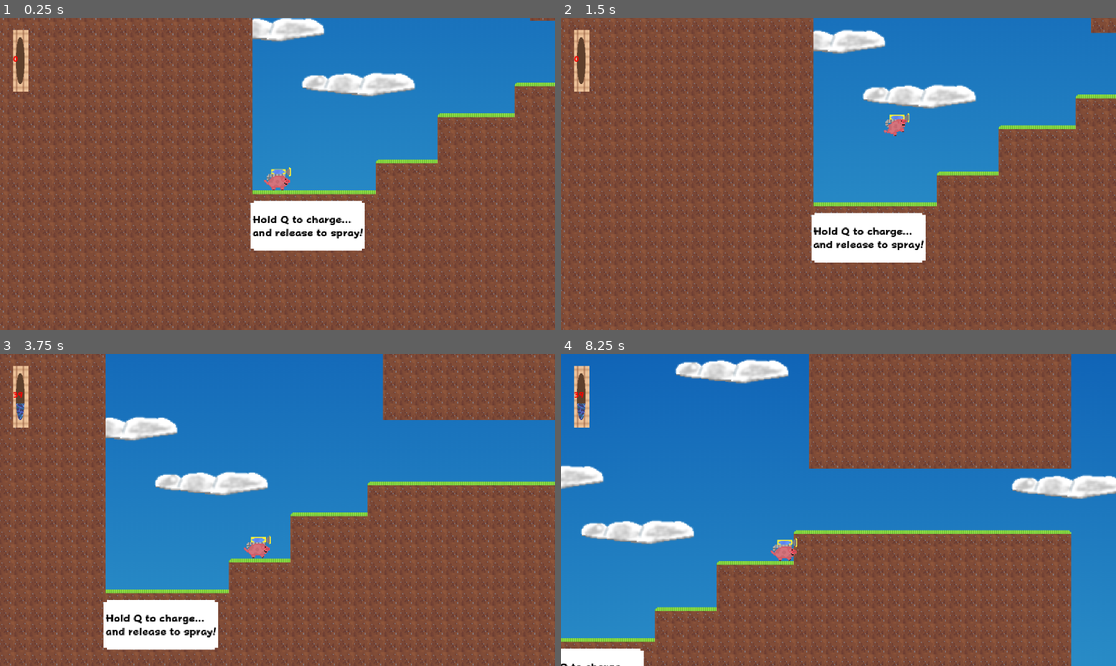
Above: before the commit, frames 1-4 (two rows, left to right).
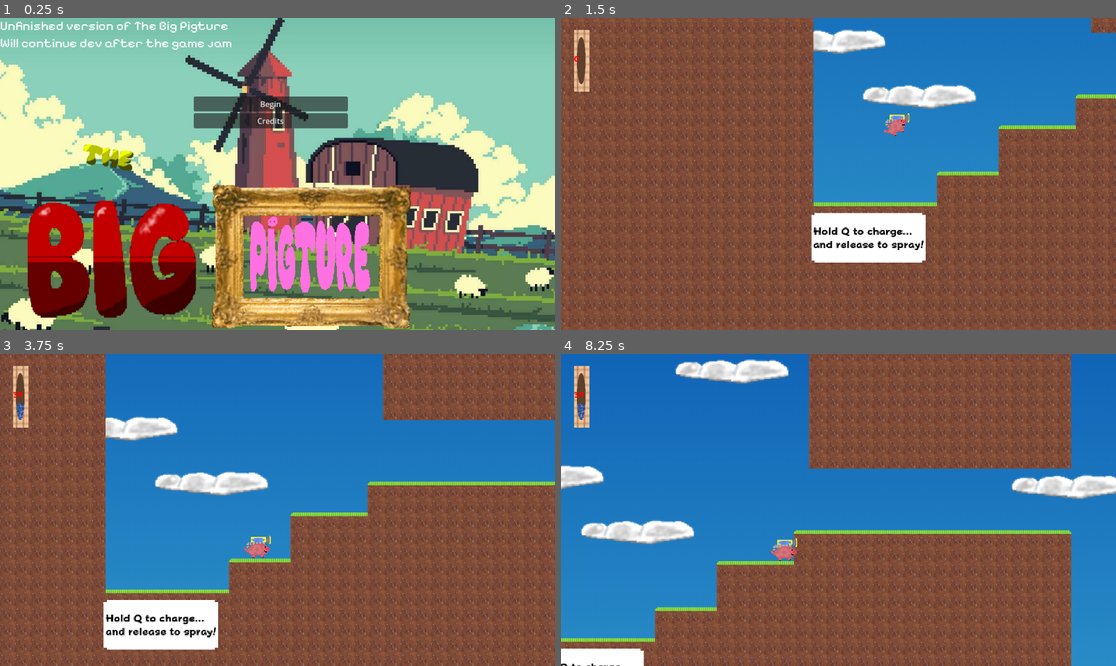
Above: after the commit, the same moments.

Repository: BlebbyBoi-Developer/the-big-pigture
Game: Godot game, scene res://mainmenu.tscn
The game is run twice, just before and just after one commit, with the same random seed, the same clock (stepped at 60 frames per second) and the same inputs. Before the commit the project starts from res://Level1.tscn.
Inputs (mouse positions are in pixels of both pictures, inside the frame that each line leads up to):
- Up to frame 1 (0.25 s): no input
- Up to frame 2 (1.5 s): click (832, 105) at 0.5 s, where only the run after the commit has a clickable "Begin"; tap Enter (ui_accept) at 1.25 s; hold Right (ui_right) from 1.28 s (still down); hold Shift (run) from 1.28 s (still down)
- Up to frame 3 (3.75 s): tap Enter (ui_accept) at 1.52, 2.27 s; release Shift (run) at 2.03 s; tap Shift (run) at 2.1, 3.05, 3.6 s; release Right (ui_right) at 2.78 s; hold Left (ui_left) 2.78-3.53 s; hold Q (spray) 2.78-3.53 s; hold Right (ui_right) from 3.53 s (still down)
- Up to frame 4 (8.25 s): tap Enter (ui_accept) at 3.77, 4.52, 5.27, 6.77, 7.52 s; hold Shift (run) 4.28-5.03 s; release Right (ui_right) at 5.03 s; hold Left (ui_left) 5.03-5.78 s; tap Q (spray) at 5.1 s; tap Shift (run) at 5.3, 6.6, 7.55, 8.1 s; hold Right (ui_right) 5.78-6.53 s; hold Shift (run) 5.78-6.53 s; hold Left (ui_left) 6.53-8.03 s; hold Q (spray) 7.28-8.03 s; hold Right (ui_right) from 8.03 s (still down)

The runs differ from the first frame. In frame 1, 99% of the frame differs, in the area x 0-100%, y 0-100%; in frame 2, nothing differs; in frame 3, less than 0.1%; in frame 4, less than 0.1%.

Commit message:
added splash and new exports

Diff:
--- a/project.godot
+++ b/project.godot
@@ -11,8 +11,10 @@
 [application]
 
 config/name="The Big Pigture"
-run/main_scene="uid://bdo1cdqtq7bl5"
+run/main_scene="uid://b61nxnlvgfk64"
 config/features=PackedStringArray("4.6", "Forward Plus")
+boot_splash/bg_color=Color(0.08235294, 0.1254902, 0.14509805, 1)
+boot_splash/image="uid://doa3p4llf3e6y"
 config/icon="res://icon.svg"
 
 [autoload]
Binary file added: sprites/Untitled design(1).png
Not shown, added: sprites/Untitled design(1).png.import
Binary file added: sprites/Untitled design(2).png
Not shown, added: sprites/Untitled design(2).png.import
Not shown, added: exports/linuxv5.zip
Not shown, added: exports/windowsv5.zip
